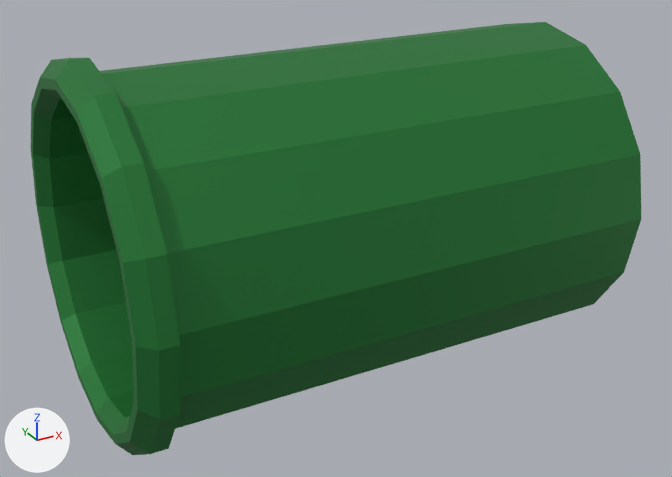
The Blender file models/blend/Tube.blend, before and after one commit.
The view is the same before and after, from a camera (50 mm lens) standing at (-3.62, -11.57, 5.31) and looking at (2.65, -0.17, -0.38). The lights are fixed; the arrows at lower left show +X, +Y and +Z. The first picture is the older version.
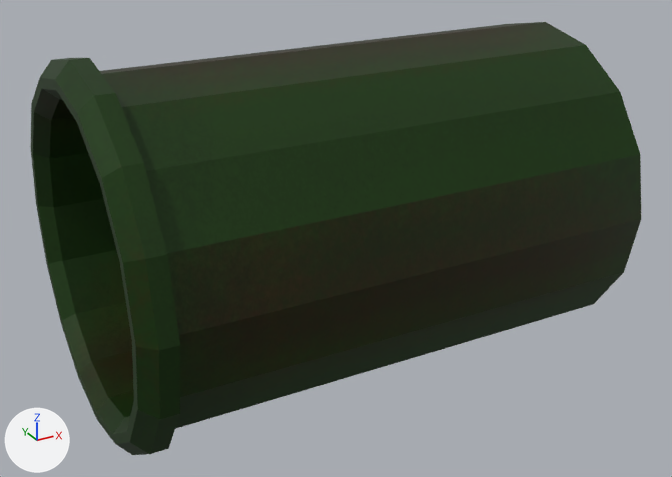
Edits to the scene script, one JSON object a line:
```json
{"op": "add", "block": "img_tube_png", "code": ["img_tube_png = load_image('Tube.png', '../Tube.png', 1024, 1024, 'sRGB')"]}
{"op": "remove", "block": "mat_material", "code": "mat_material.base_color = (0.0198, 0.21, 0.0418)  # green #267e3a"}
{"op": "add", "block": "mat_material", "code": "mat_material.texture = img_tube_png"}
```

Where the change shows, as pixel boxes [x1, y1, x2, y2] in the pictures (672 x 477 px):
```json
{"object": "Cylinder", "change": "surface changed", "before": [31, 22, 641, 455], "after": [31, 22, 641, 455], "on screen": "darker"}
```
